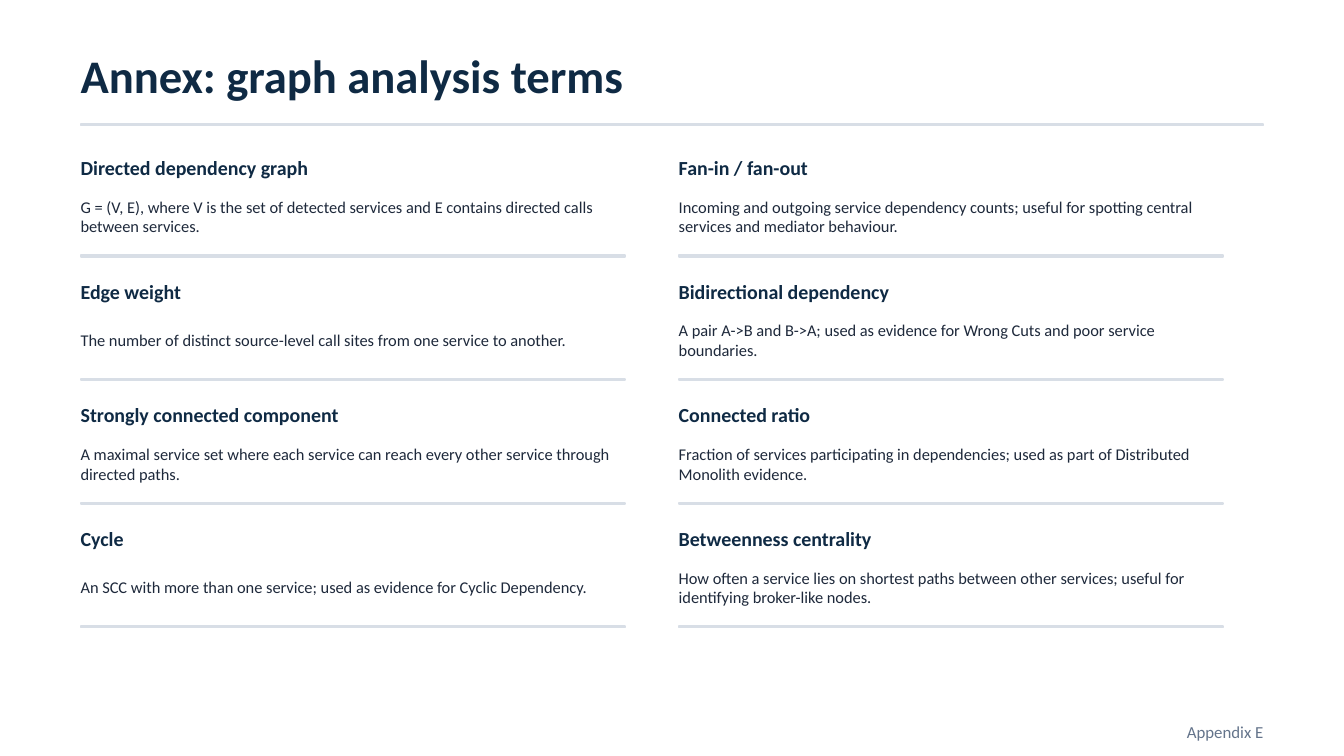
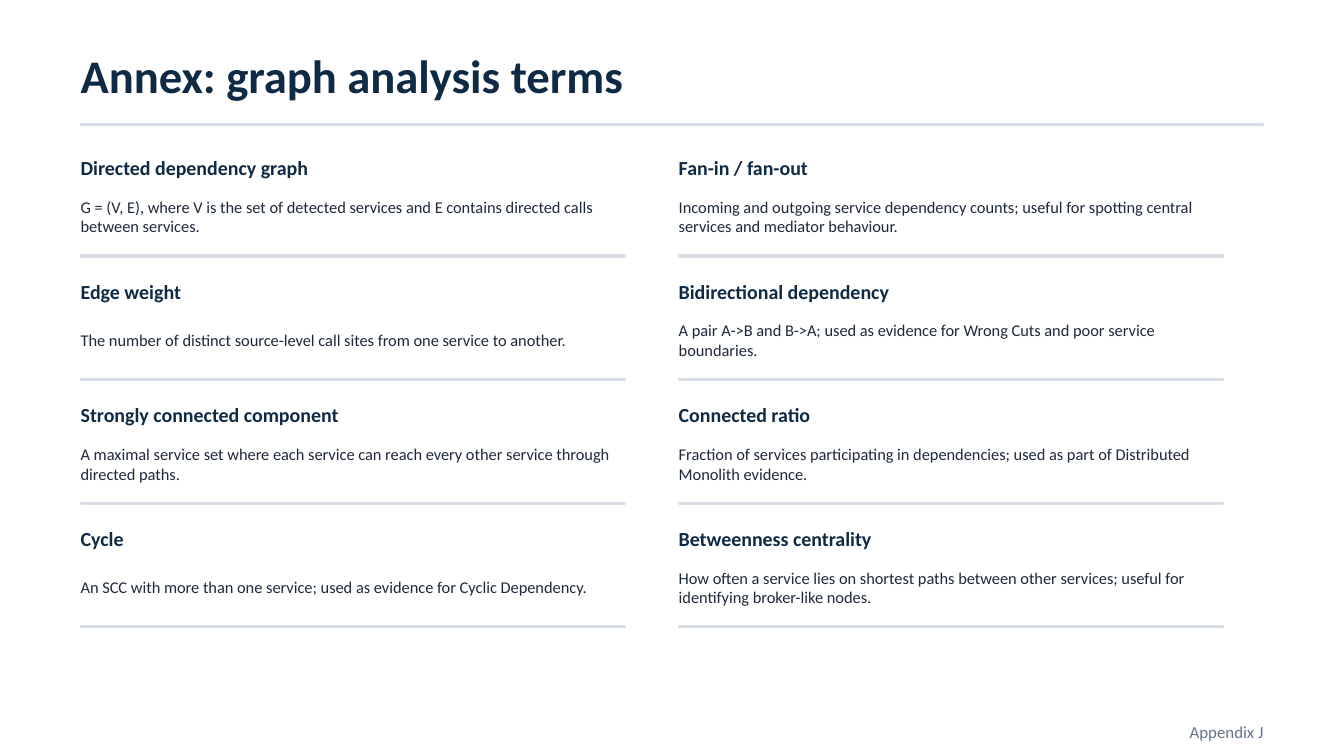
Before and after one commit to andrei45635/dissertation_backend, a slide deck: slide 22 of thesis/presentation/MSA_Detector_Defense_v2.pptx (slide 21 before the commit). Drawn at 1344x756 pixels with LibreOffice and Linux fonts; fonts in the diff are those of the drawing. Boxes give left, top, right and bottom in pixels: in the first picture for what was removed or moved away, otherwise in the second. Text is boxed around its words. In the diff, an @@ line names an element or a change of style, - is before the commit and + after.

```diff
--- a/thesis/presentation/MSA_Detector_Defense_v2.pptx
+++ b/thesis/presentation/MSA_Detector_Defense_v2.pptx
@@ text at (x1=1190, y1=726, x2=1263, y2=741): text changed @@
-Appendix E
+Appendix J
```
Also in this commit, not shown: 6 other slides changed, 6 slides added, 1 slide removed, 2 other files.
